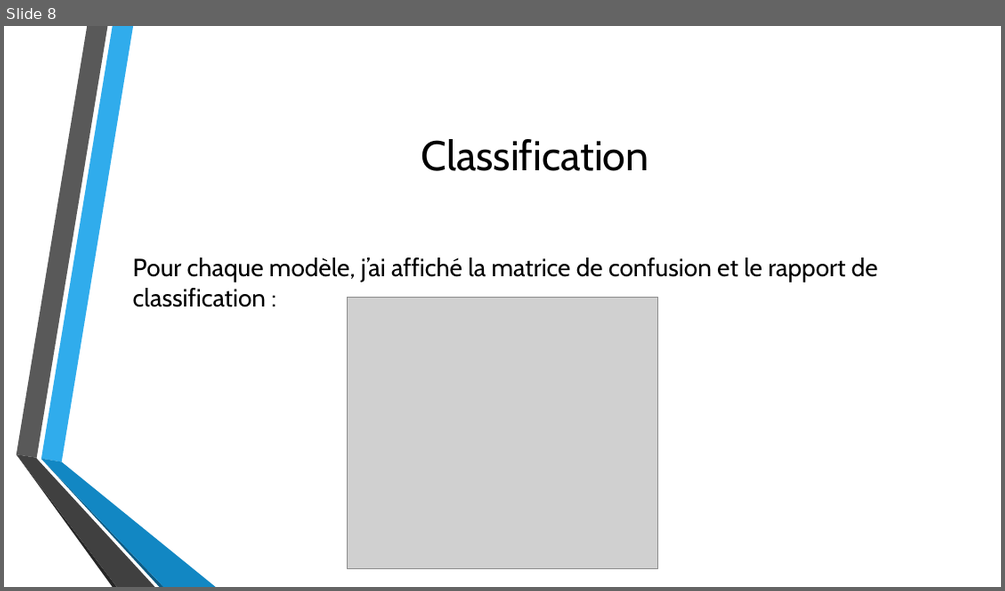
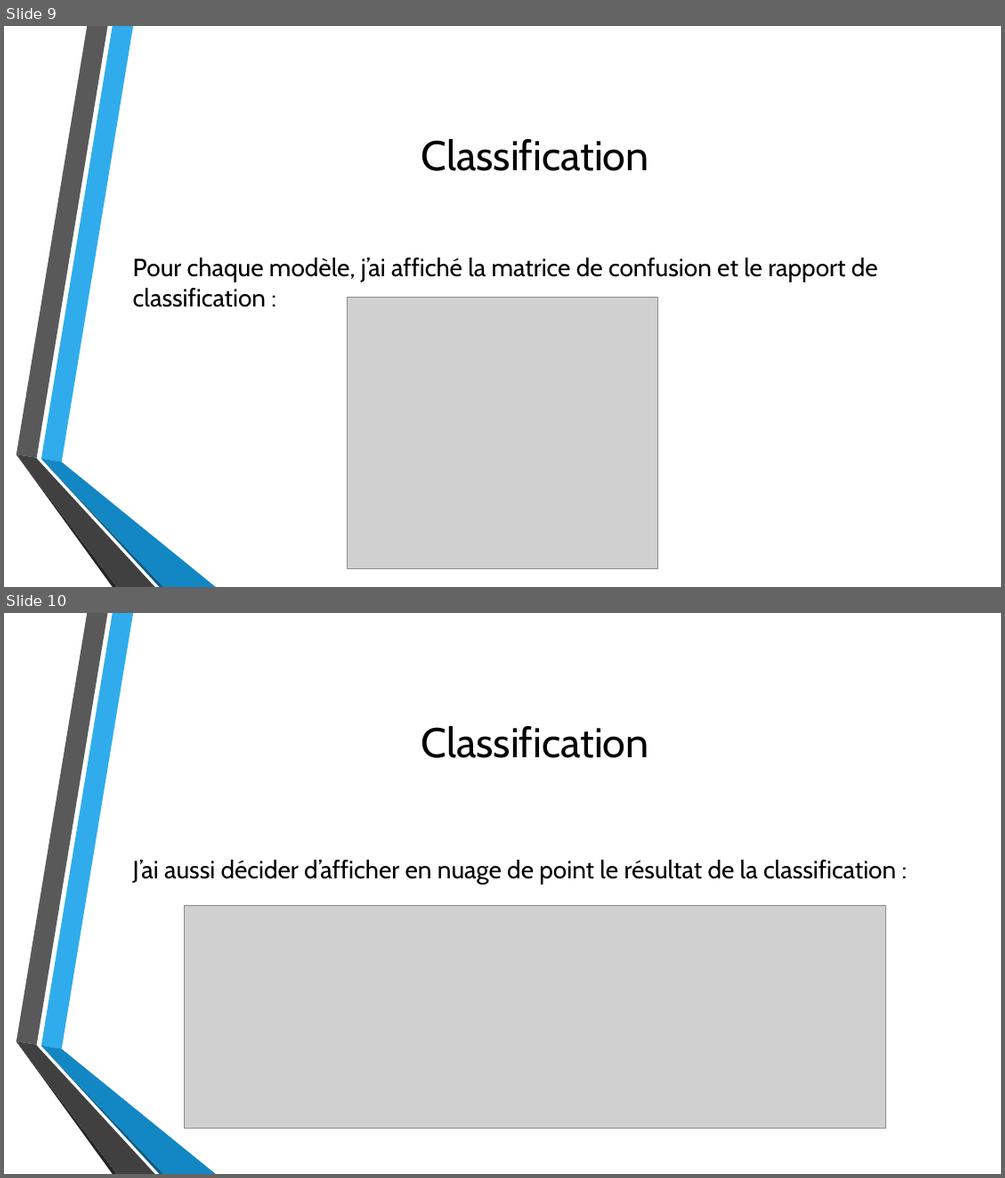
Before and after one commit to HenD-11/PythonForDataAnalysis, a slide deck: PPT_python4data.pptx. Shown one above the other, each under a label of ours: slide 8 before the commit, slides 9 and 10 after it. The pictures are 1005x591 and 1005x1178 pixels, drawn with LibreOffice and Linux fonts; fonts in the diff are those of the drawing; grey boxes stand for pictures; background and template pictures are left out. Boxes give left, top, right and bottom in pixels: in the first picture for what was removed or moved away, otherwise in the second. Text is boxed around its words. In the diff, an @@ line names an element or a change of style, - is before the commit and + after.

```diff
--- a/PPT_python4data.pptx
+++ b/PPT_python4data.pptx
@@ slide 10 added at (4, 613, 1001, 1174), background picture (left out); not listed: 6 template elements that a slide beside it also shows @@
@@ title added at (421, 726, 648, 758), 40 pt, text #000000 @@
+Classification
@@ text added at (133, 860, 896, 884), 24 pt, text #000000 @@
+J’ai aussi décider d’afficher en nuage de point le résultat de la classification :
@@ picture added at (184, 905, 886, 1127) @@
@@ what was slide 8 is now slide 9 @@
```
Also in this commit, not shown: 3 other slides added.
